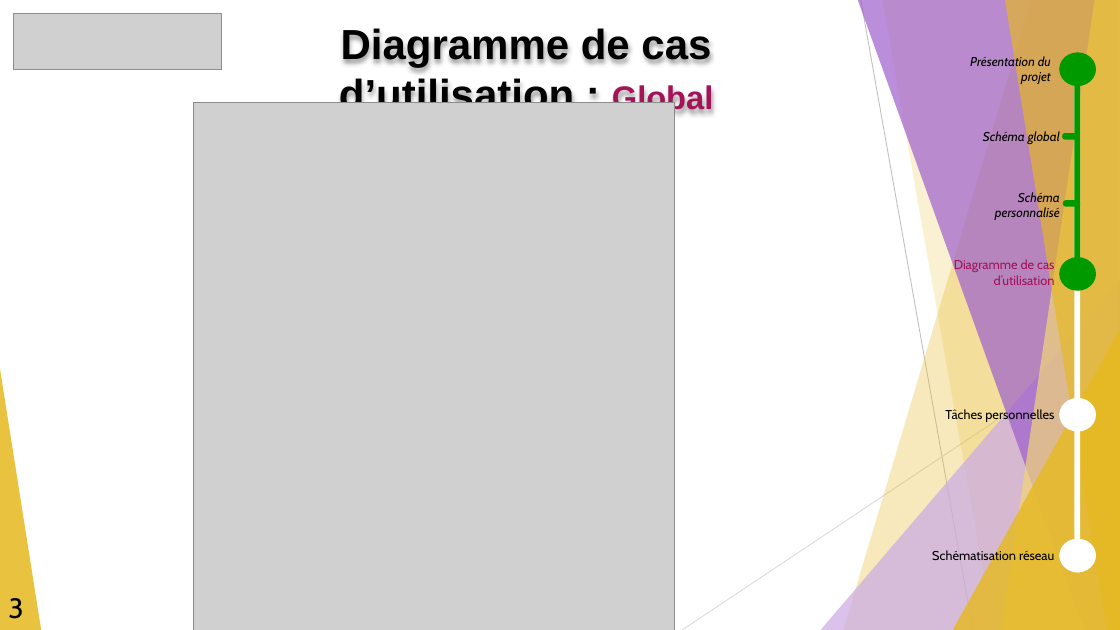
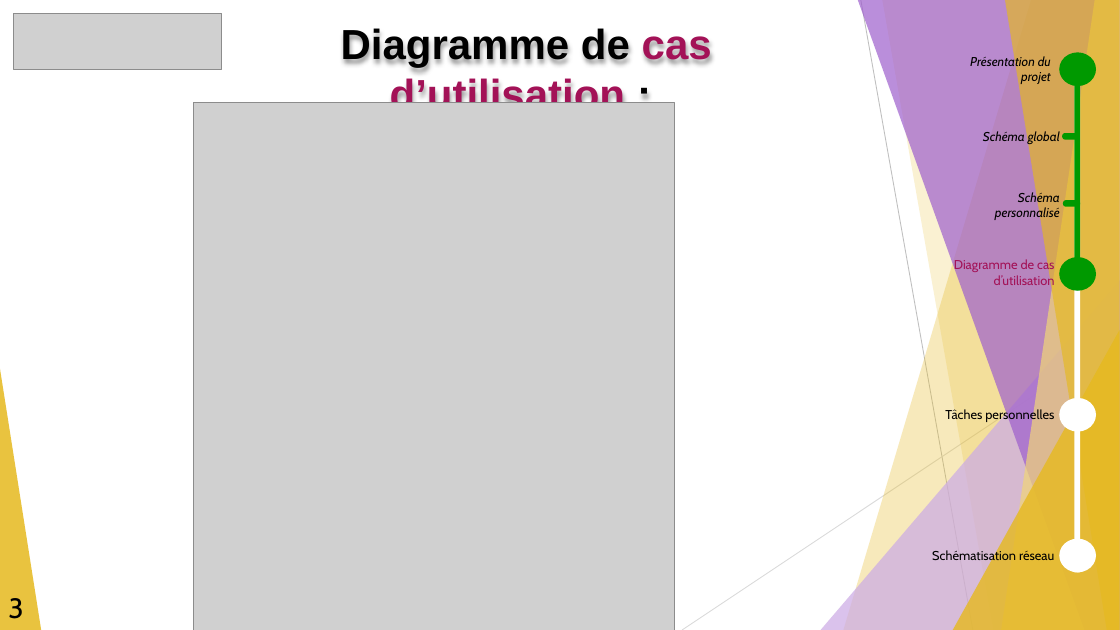
Before and after one commit to GuiguiMvn/Systeme-Escape-Game-Telethon, a slide deck: slide 5 of Nathan/Compte-rendus/REVUE-R1-GUIGAND-SFL6.pptx. Drawn at 1120x630 pixels with LibreOffice and Linux fonts; fonts in the diff are those of the drawing; grey boxes stand for pictures. Boxes give left, top, right and bottom in pixels: in the first picture for what was removed or moved away, otherwise in the second. Text is boxed around its words. In the diff, an @@ line names an element or a change of style, - is before the commit and + after.

```diff
--- a/Nathan/Compte-rendus/REVUE-R1-GUIGAND-SFL6.pptx
+++ b/Nathan/Compte-rendus/REVUE-R1-GUIGAND-SFL6.pptx
@@ text at bbox=[341, 25, 712, 103]: text changed; text colour #000000 to #A31257 @@
-Diagramme de cas d’utilisation : Global
+Diagramme de cas d’utilisation :
```
Also in this commit, not shown: 1 other slide changed.
